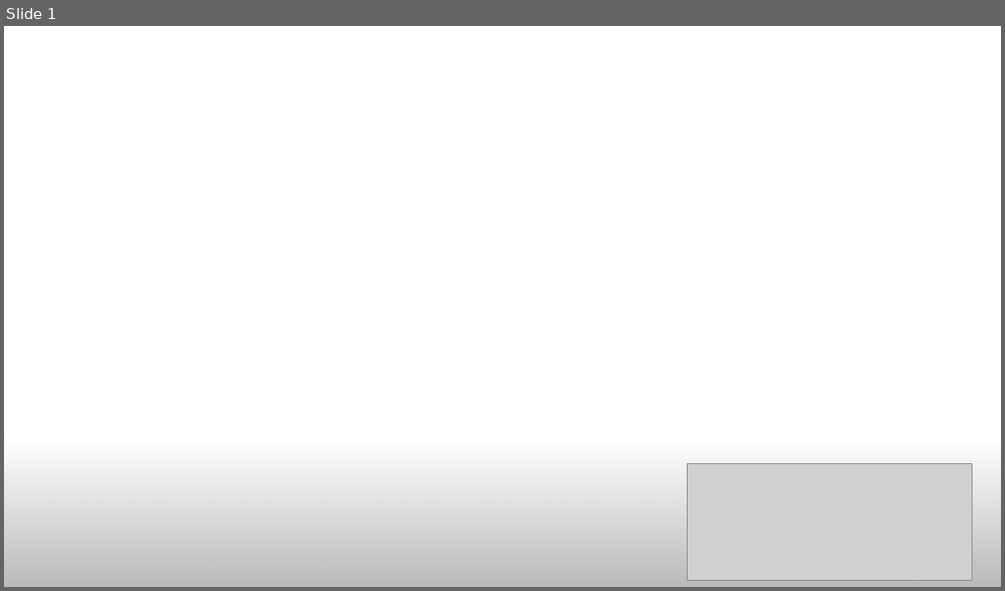
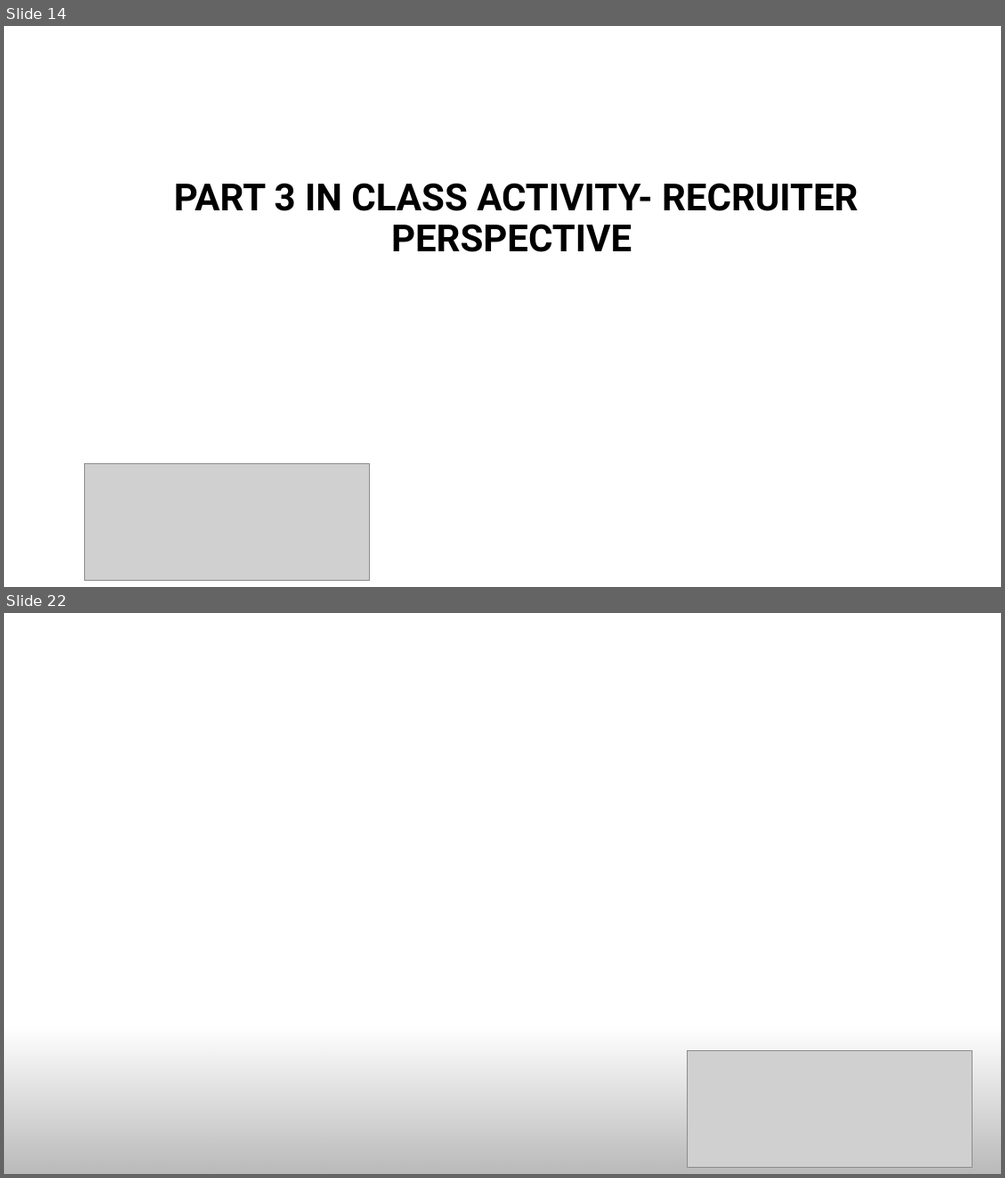
Before and after one commit to davicx/david, a slide deck: career/Career- 2022/OSU- COB Instructor/OSU- Career.pptx. Shown one above the other, each under a label of ours: slide 1 before the commit, slides 14 and 22 after it; the slides between them are not shown. The pictures are 1005x591 and 1005x1178 pixels, drawn with LibreOffice and Linux fonts; fonts in the diff are those of the drawing; grey boxes stand for pictures. Boxes give left, top, right and bottom in pixels: in the first picture for what was removed or moved away, otherwise in the second. Text is boxed around its words. In the diff, an @@ line names an element or a change of style, - is before the commit and + after.

```diff
--- a/career/Career- 2022/OSU- COB Instructor/OSU- Career.pptx
+++ b/career/Career- 2022/OSU- COB Instructor/OSU- Career.pptx
@@ slide 14 added at <box>4,26,1001,587</box>, background #FFFFFF @@
@@ title added at <box>174,183,858,252</box>, 36 pt, text #000000, bold @@
+PART 3 IN CLASS ACTIVITY- RECRUITER PERSPECTIVE
@@ picture added at <box>85,464,370,580</box> @@
@@ what was slide 1 is now slide 22 @@
```
Also in this commit, not shown: 3 slides changed, 19 other slides added, 2 slides removed, 2 other files.
